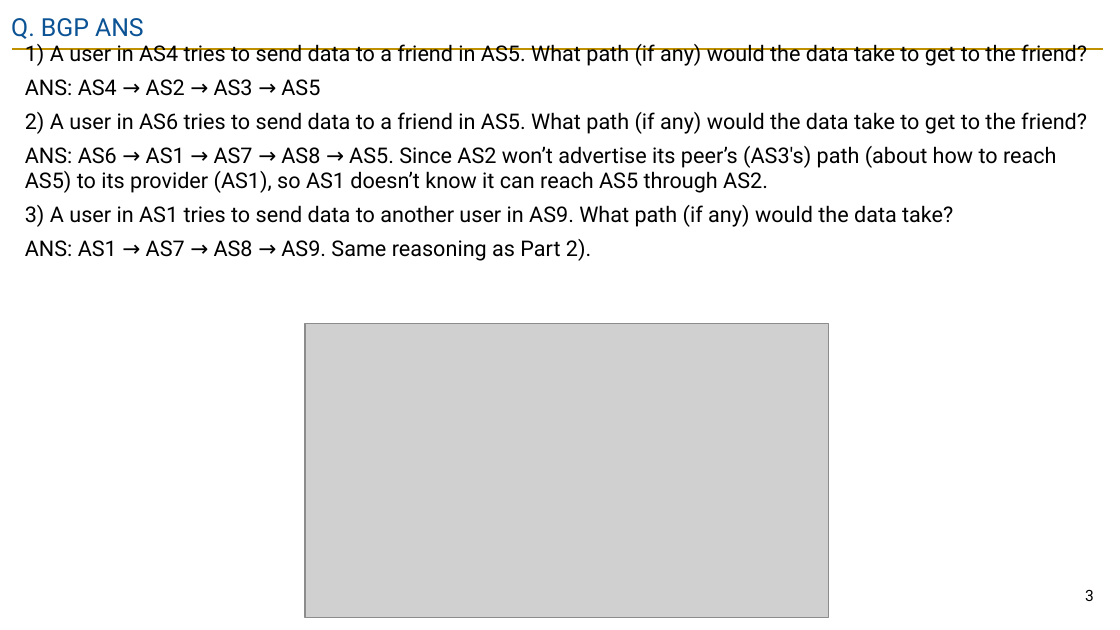
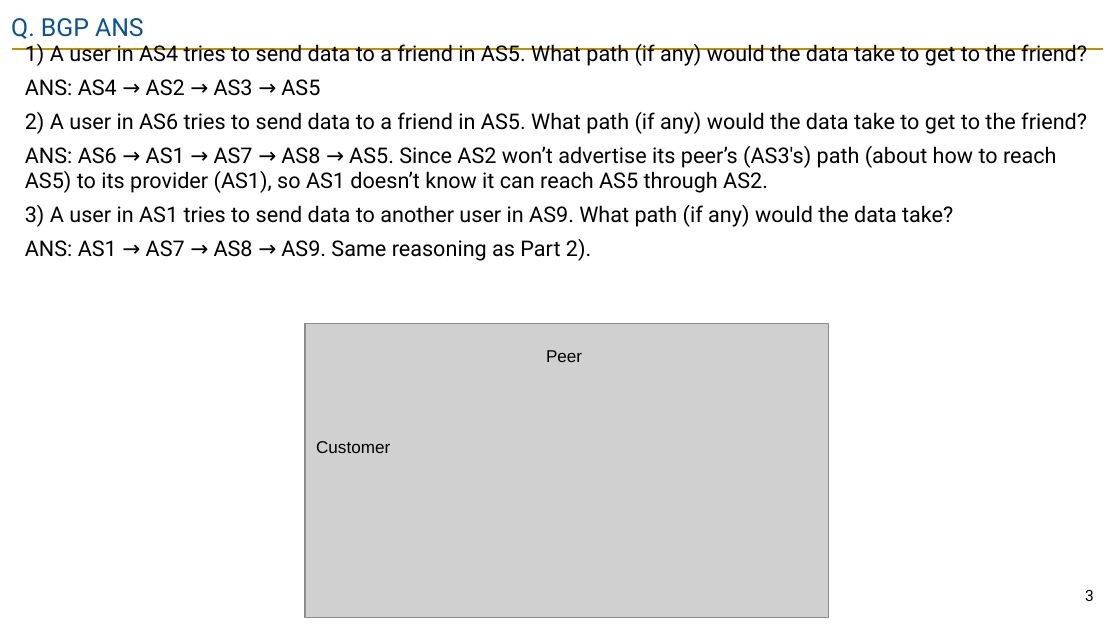
Before and after one commit to guhofstra/CSC175Sp26, a slide deck: slide 3 of PPTs/Lecture 8 - Exercises ANS.pptx. Drawn at 1120x630 pixels with LibreOffice and Linux fonts; fonts in the diff are those of the drawing; grey boxes stand for pictures. Boxes give left, top, right and bottom in pixels: in the first picture for what was removed or moved away, otherwise in the second. Text is boxed around its words. In the diff, an @@ line names an element or a change of style, - is before the commit and + after.

```diff
--- a/PPTs/Lecture 8 - Exercises ANS.pptx
+++ b/PPTs/Lecture 8 - Exercises ANS.pptx
@@ text added at <box>546,350,582,362</box>, 11 pt, text #000000 @@
+Peer
@@ text added at <box>316,441,390,453</box>, 11 pt, text #000000 @@
+Customer
```
Also in this commit, not shown: 2 slides added, 2 other files.
